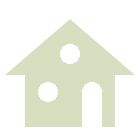
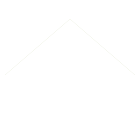
Before/after of a 140x140 layered artwork. What changed in the layer stack:
painted on "roof" over box(5, 19, 135, 75)
painted on "house" (2nd of 2, in "house") over box(25, 38, 115, 127)
